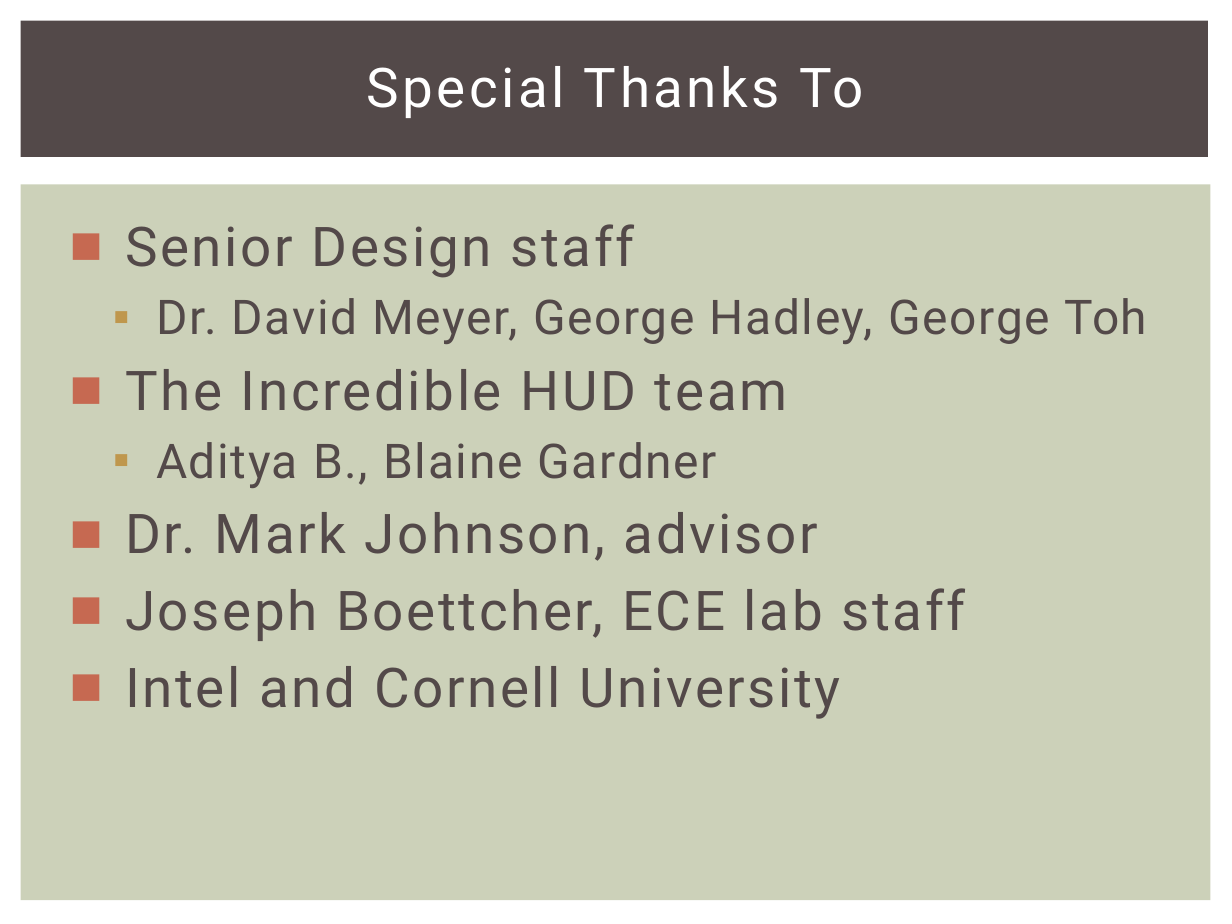
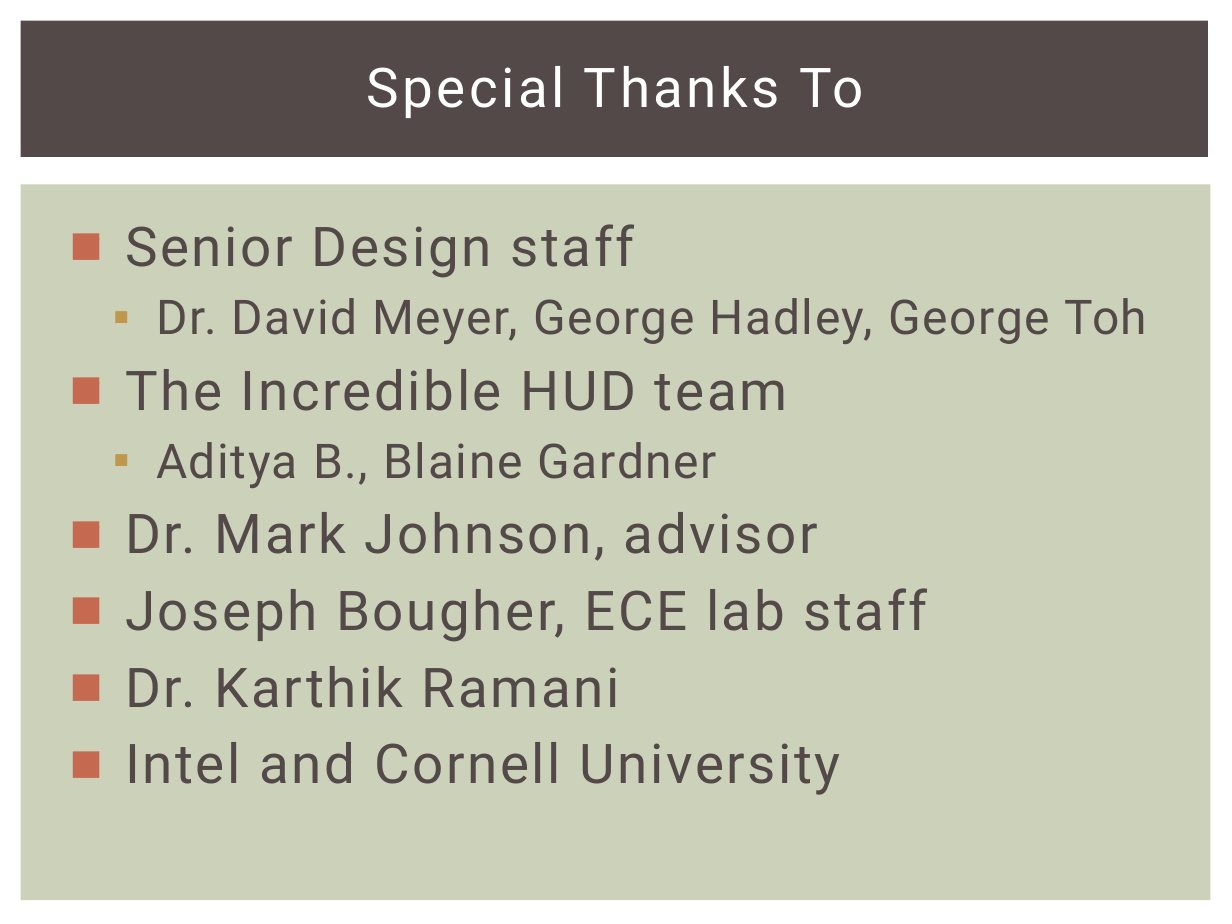
Before and after one commit to snowpuppy/augreality, a slide deck: slide 30 of doc/AugRealityFinalPresentation.pptx. Drawn at 1232x924 pixels with LibreOffice and Linux fonts; fonts in the diff are those of the drawing. Boxes give left, top, right and bottom in pixels: in the first picture for what was removed or moved away, otherwise in the second. Text is boxed around its words. In the diff, an @@ line names an element or a change of style, - is before the commit and + after.

```diff
--- a/doc/AugRealityFinalPresentation.pptx
+++ b/doc/AugRealityFinalPresentation.pptx
@@ text at box(125, 588, 928, 708): text changed @@
-■ Joseph Boettcher, ECE lab staff
+■ Joseph Bougher, ECE lab staff
+■ Dr. Karthik Ramani
```
Also in this commit, not shown: 9 other slides changed, 1 slide added, 1 slide removed.
